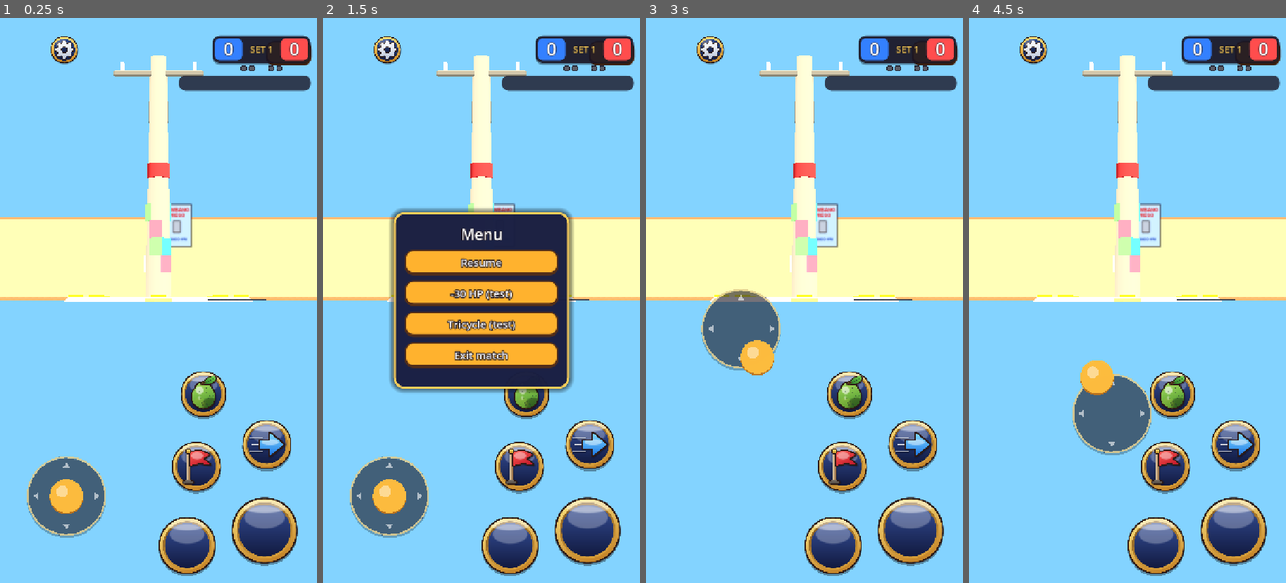
Above: before the commit, frames 1-4 (left to right).
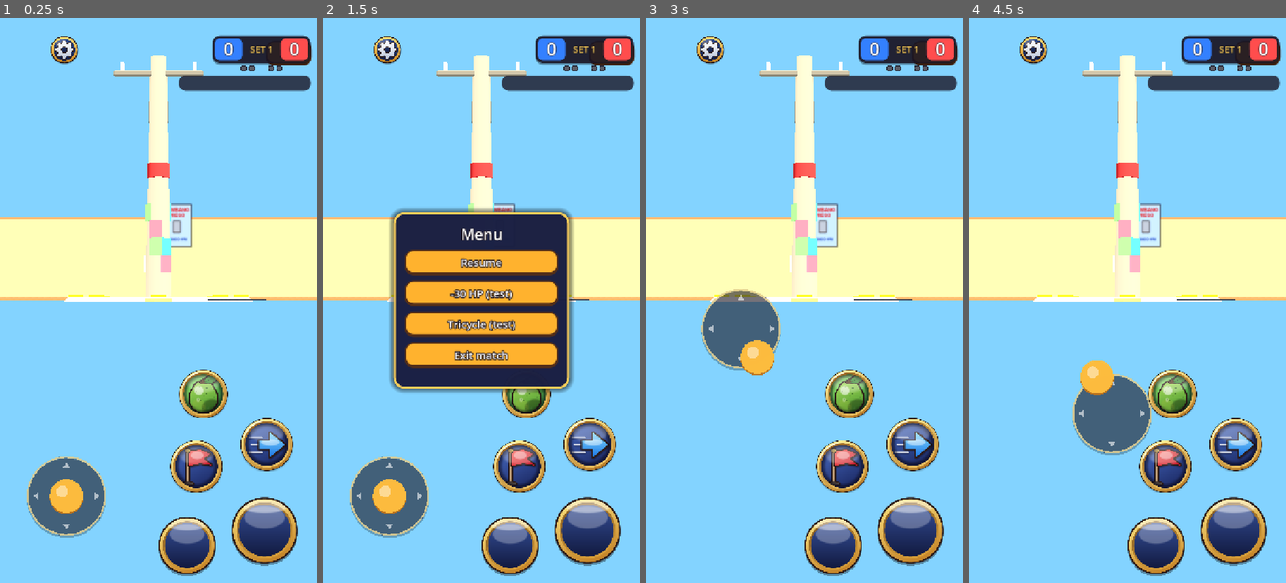
Above: after the commit, the same moments.

Repository: earl-gh/bayabas
Game: Godot game, scene res://scenes/match/online.tscn
The game is run twice, just before and just after one commit, with the same random seed, the same clock (stepped at 60 frames per second) and the same inputs. This scene is started directly instead of the project's main scene.
Inputs (mouse positions are in pixels of both pictures, inside the frame that each line leads up to):
- Up to frame 1 (0.25 s): no input
- Up to frame 2 (1.5 s): tap Enter at 0.5 s; move the mouse to (551, 272) at 0.52 s; hold D 0.53-1.25 s; hold Shift 0.53-1.25 s; click (551, 272) at 0.67 s; tap Space at 0.77, 1.07 s; click (386, 51) at 1.25 s
- Up to frame 3 (3 s): click "Resume" at 2 s; tap Space at 2.75 s; drag from (741, 328) to (788, 413) at 2.77 s
- Up to frame 4 (4.5 s): move the mouse to (1159, 176) at 3.52 s; hold D 3.53-4.25 s; tap Ctrl at 3.6 s; tap Enter at 4.25 s; drag from (1111, 413) to (1032, 215) at 4.27 s

The runs differ from the first frame. In frame 1, 2.8% of the frame differs, in the area x 53-93%, y 62-85%; in frame 2, 2.5%; in frame 3, 2.8%; in frame 4, 2.8%.
Error in both runs: Invalid access to property or key 'players' on a base object of type 'Nil'. (res://scripts/view/practice_match.gd:214)

Commit message:
feat(hud): type-coloured painted skill buttons with the art cropped inside
Co-Authored-By: Claude Opus 5.5 <noreply@anthropic.com>
Claude-Session: https://claude.ai/code/session_01Vpde5vHZTWw1h4wGUTJzwu

Diff:
--- a/scripts/ui/touch_button.gd
+++ b/scripts/ui/touch_button.gd
@@ -12,6 +12,10 @@
 
 const READY_COLOR: Color = Color(0.14, 0.12, 0.2, 0.7)
 const FACE_ART: StringName = &"button_face"
+## Painted per-skill buttons are named btn_<icon_id>.
+const BUTTON_ART_PREFIX: String = "btn_"
+## The painted art includes its drop shadow, so it is drawn a little past the hit circle.
+const ART_OVERHANG: float = 1.06
 const SHADOW_COLOR: Color = Color(0.0, 0.0, 0.0, 0.35)
 const RIM_COLOR: Color = Color(1.0, 0.9, 0.6, 0.95)
 const RIM_WIDTH: float = 5.0
@@ -123,18 +127,26 @@
 func _draw() -> void:
 	var center: Vector2 = size / 2.0
 	var radius: float = minf(size.x, size.y) / 2.0
-	draw_circle(center + Vector2(0.0, SHADOW_DROP), radius, SHADOW_COLOR)
+	var button_art: Texture2D = Icons.art(StringName(BUTTON_ART_PREFIX + String(icon_id))) if icon_id != &"" else null
 	var face: Texture2D = Icons.art(FACE_ART)
-	if face != null:
+	if button_art != null:
+		# the whole painted button: type-coloured face, cropped icon, rim (tools/art/make_buttons.py)
+		draw_texture_rect(button_art, Rect2(center - Vector2(radius, radius) * ART_OVERHANG, Vector2(radius, radius) * 2.0 * ART_OVERHANG), false)
+	elif face != null:
+		draw_circle(center + Vector2(0.0, SHADOW_DROP), radius, SHADOW_COLOR)
 		# painted gold rim and navy face (tools/art/make_assets.py)
 		draw_texture_rect(face, Rect2(center - Vector2(radius, radius), Vector2(radius, radius) * 2.0), false)
 	else:
+		draw_circle(center + Vector2(0.0, SHADOW_DROP), radius, SHADOW_COLOR)
 		draw_circle(center, radius, READY_COLOR)
 		draw_arc(center, radius - RIM_WIDTH / 2.0, 0.0, TAU, ARC_POINTS, RIM_COLOR, RIM_WIDTH)
 	if highlight:
 		draw_arc(center, radius + 3.0, 0.0, TAU, ARC_POINTS, READY_GLOW, 7.0)
 	var font: Font = ThemeDB.fallback_font
-	if icon_id != &"":
+	if button_art != null:
+		if not sub_text.is_empty():
+			_tag(font, sub_text, center + Vector2(0.0, radius * 0.86), sub_color)
+	elif icon_id != &"":
 		# art only; a weapon adds just its type (ATK / CC / BLK) as a small tag
 		var has_tag: bool = not sub_text.is_empty()
 		Icons.draw(self, icon_id, center + Vector2(0.0, -radius * (0.14 if has_tag else 0.0)), radius * (1.15 if has_tag else 1.3))
Binary file added: assets/icons/btn_ball.png
Not shown, added: assets/icons/btn_ball.png.import
Binary file added: assets/icons/btn_bato_heavy.png
Not shown, added: assets/icons/btn_bato_heavy.png.import
Binary file added: assets/icons/btn_bato_light.png
Not shown, added: assets/icons/btn_bato_light.png.import
Binary file added: assets/icons/btn_bola.png
Not shown, added: assets/icons/btn_bola.png.import
Binary file added: assets/icons/btn_bookmark.png
Not shown, added: assets/icons/btn_bookmark.png.import
Binary file added: assets/icons/btn_dash.png
Not shown, added: assets/icons/btn_dash.png.import
(and 21 more such lines)
